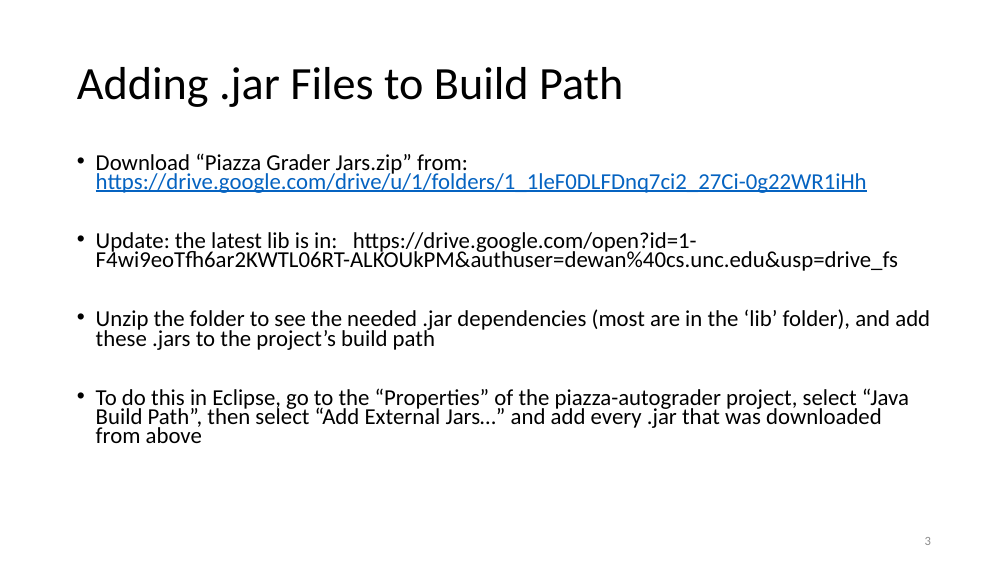
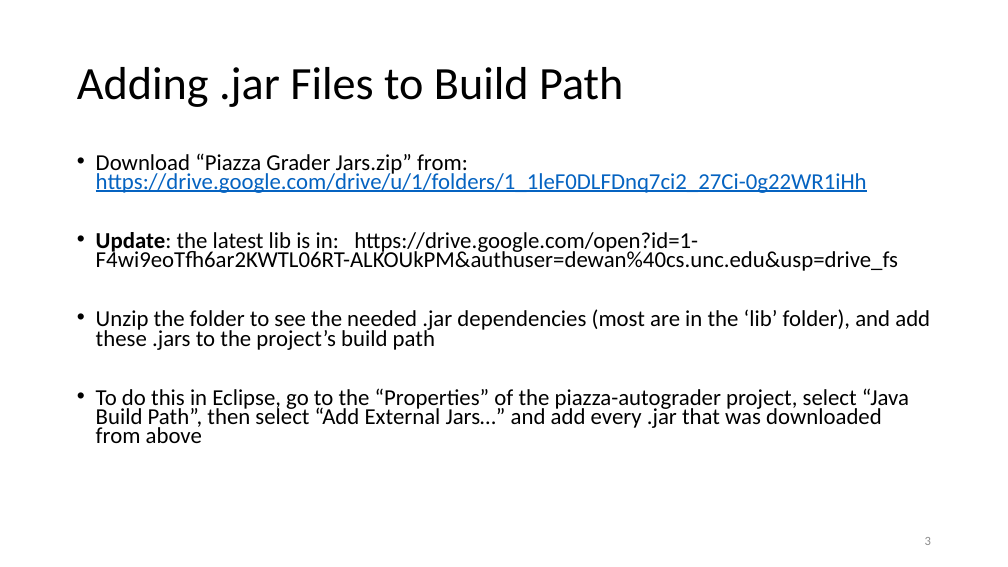
Before and after one commit to pdewan/piazza-autograder, a slide deck: slide 3 of docs/Piazza Diary Autograder Tutorial.pptx. Drawn at 1008x567 pixels with LibreOffice and Linux fonts; fonts in the diff are those of the drawing. Boxes give left, top, right and bottom in pixels: in the first picture for what was removed or moved away, otherwise in the second. Text is boxed around its words. In the diff, an @@ line names an element or a change of style, - is before the commit and + after.

```diff
--- a/docs/Piazza Diary Autograder Tutorial.pptx
+++ b/docs/Piazza Diary Autograder Tutorial.pptx
@@ text at [96, 232, 898, 271]: bold on in "Update:" @@
```
Also in this commit, not shown: 3 other files.
